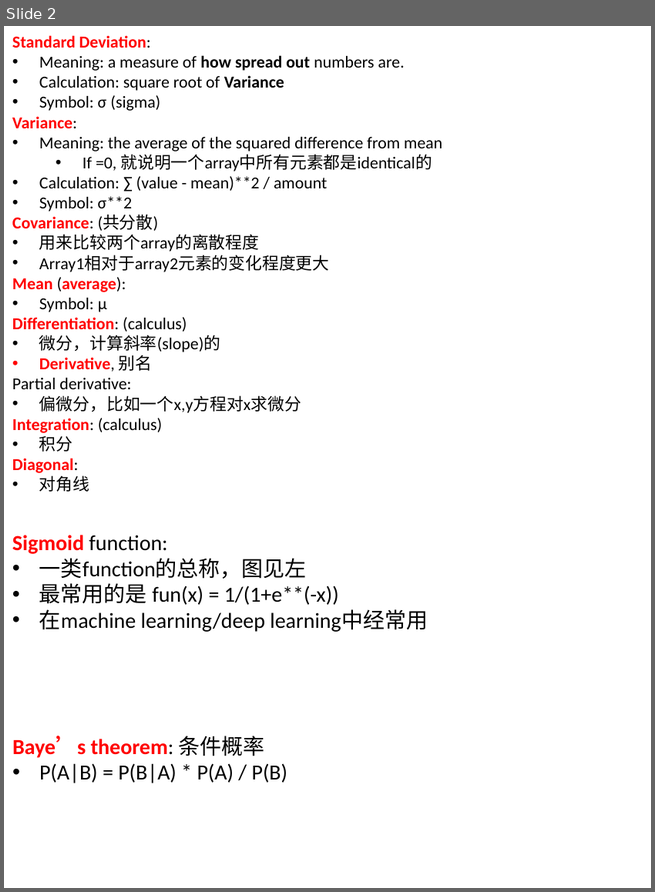
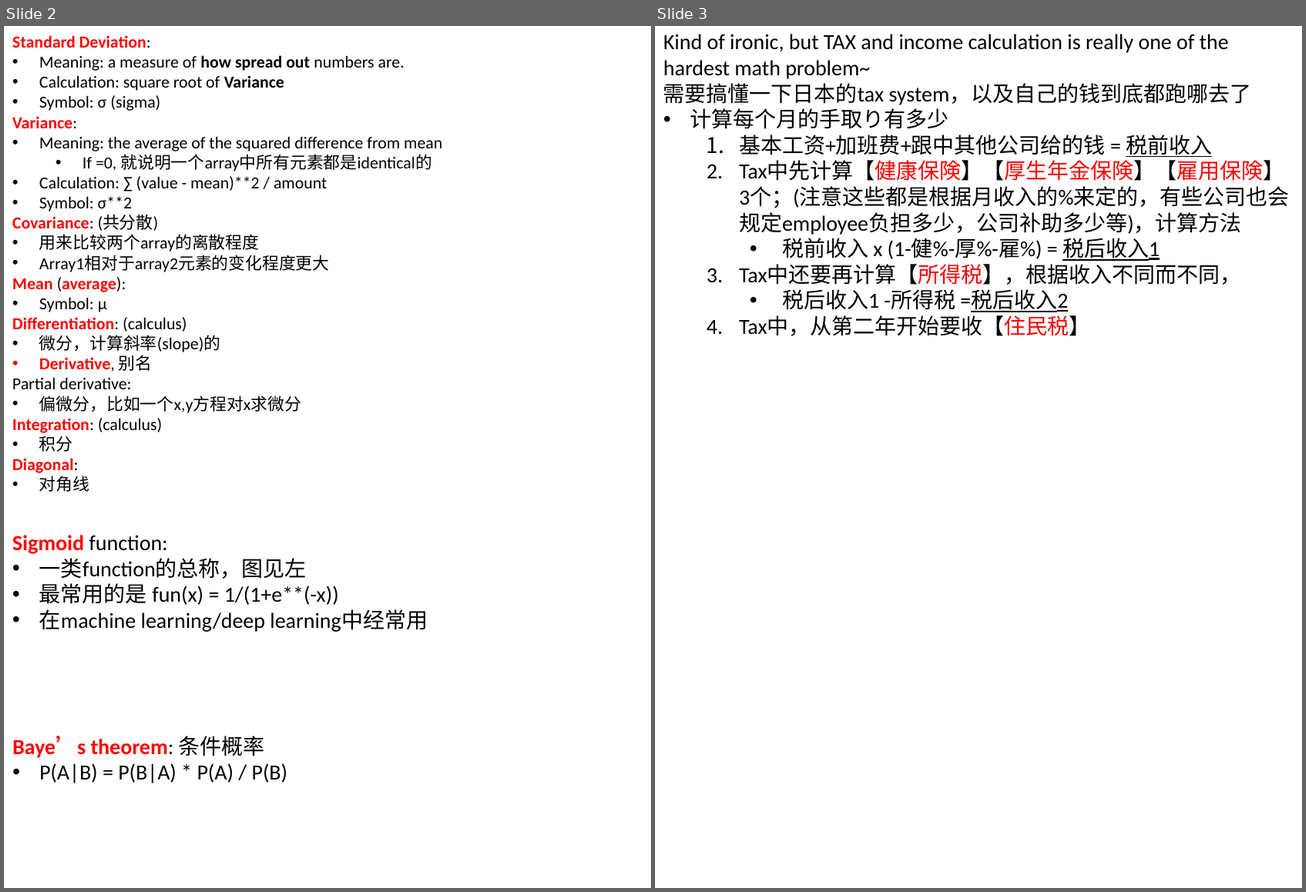
Before and after one commit to legend507/CommonSense, a slide deck: [BeAMathematician].pptx. Shown side by side, each under a label of ours: slide 2 before the commit, slides 2 and 3 after it. The pictures are 655x892 and 1306x892 pixels, drawn with LibreOffice and Linux fonts; fonts in the diff are those of the drawing; background and template pictures are left out. Boxes give left, top, right and bottom in pixels: in the first picture for what was removed or moved away, otherwise in the second. Text is boxed around its words. In the diff, an @@ line names an element or a change of style, - is before the commit and + after.

Commit message:
add Geek, Investor, tax calculation knowledge
- Geek
add MVC design pattern knowledge
- Investor
majority shareholder, outstanding share, preferred stock, share classes
- Maths
how to calculate salary & tax in Japan (Not finished!!)

```diff
--- a/[BeAMathematician].pptx
+++ b/[BeAMathematician].pptx
@@ slide 3 added at [655,26,1302,888], background #FFFFFF @@
@@ text added at [663,34,1289,336], 18 pt, text #000000 @@
+Kind of ironic, but TAX and income calculation is really one of the hardest math problem~
+需要搞懂一下日本的tax system，以及自己的钱到底都跑哪去了
+• 计算每个月的手取り有多少
+  1. 基本工资+加班费+跟中其他公司给的钱 = 税前收入
+  2. Tax中先计算【健康保険】【厚生年金保険】【雇用保険】3个；(注意这些都是根据月收入的%来定的，有些公司也会规定employee负担多少，公司补助多少等)，计算方法
+    • 税前收入 x (1-健%-厚%-雇%) = 税后收入1
+  3. Tax中还要再计算【所得税】，根据收入不同而不同，
+    • 税后收入1 -所得税 =税后收入2
+  4. Tax中，从第二年开始要收【住民税】
```
Also in this commit, not shown: 1 other file.
